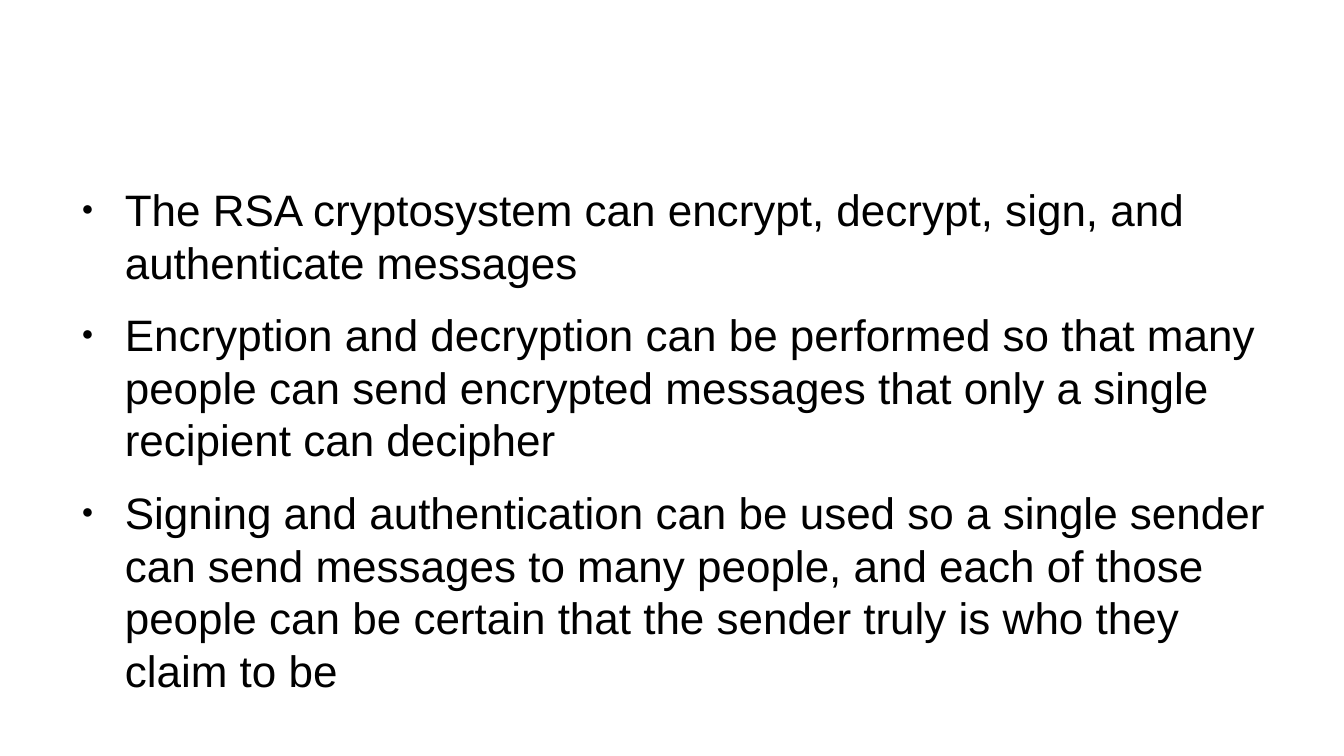
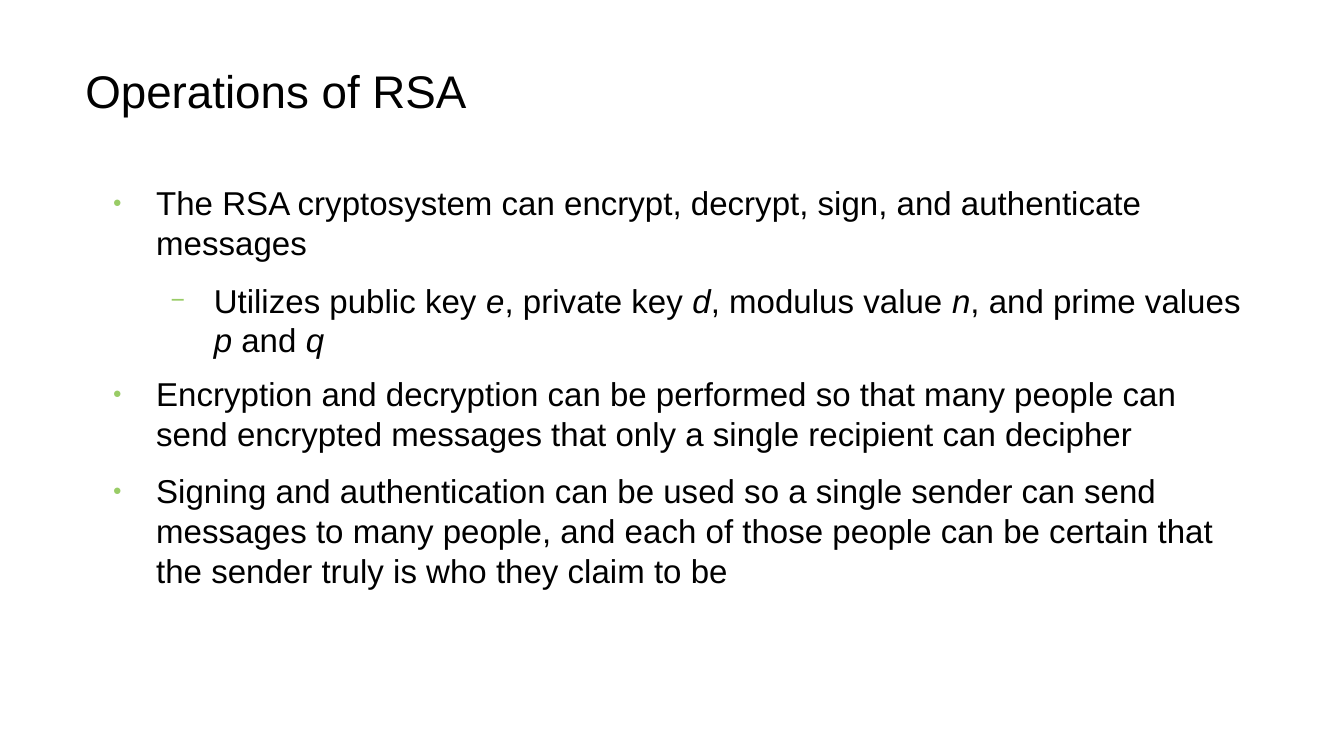
Before and after one commit to Geoiv/woodRSA, a slide deck: slide 4 of doc/writeup/Presentation.odp. Drawn at 1344x756 pixels with LibreOffice and Linux fonts; fonts in the diff are those of the drawing; background and template pictures are left out. Boxes give left, top, right and bottom in pixels: in the first picture for what was removed or moved away, otherwise in the second. Text is boxed around its words. In the diff, an @@ line names an element or a change of style, - is before the commit and + after.

```diff
--- a/doc/writeup/Presentation.odp
+++ b/doc/writeup/Presentation.odp
@@ title "Operations of RSA": place and size @@
-title "Operations of RSA" at (213,195,303,227)
+title "Operations of RSA" at (85,75,466,118)
@@ title "Operations of RSA" at (85,75,466,118): size 35.7 to 27 pt, text colour #FFFFFF to #000000 @@
@@ text "The RSA cryptosystem can encrypt, ...": place and size @@
-text "The RSA cryptosystem can encrypt, ..." at (125,194,1265,643)
+text "The RSA cryptosystem can encrypt, ..." at (156,191,1241,589)
@@ text at (156,191,1213,589): size 26 to 19.5 pt in "The RSA cryptosystem can encrypt, decrypt, sign, ...", "Encryption and decryption can be performed so ...", "Signing and authentication can be used so ..."; bullet colour #000000 to #99CC66 @@
@@ text at (214,289,1241,359): paragraph added @@
+  − Utilizes public key e, private key d, modulus value n, and prime values p and q
```
Also in this commit, not shown: 7 other slides changed, 2 slides added, 1 slide removed, 56 other files.
